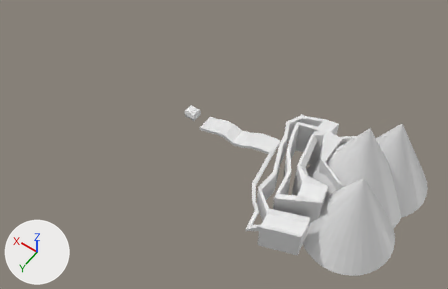
The FBX model Assets/3D Meshes/Lvl2/Mountain Level 2.fbx: old version first, new version second.
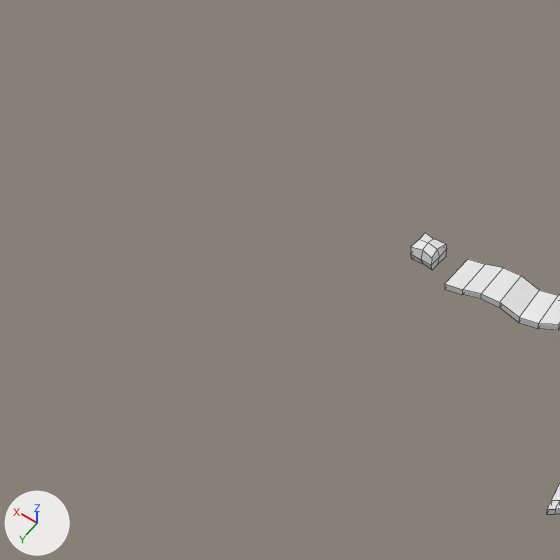
Each version appears first whole from a 50 mm lens placed at (-424.0, 1552.0, 2060.0), pointed at (604.0, 113.0, -201.0), and next in a close-up on the part from 0% to 56% of the width and 0% to 87% of the height. Lighting does not change. The marker at lower left points along +X, +Y and +Z. The last two pictures show the newer version. The close-ups show mesh edges as thin lines. Where no turn or scale is listed for an object, it has been applied to the vertices.

The first close-up shows 'Ice Cube', 'Mountain'.
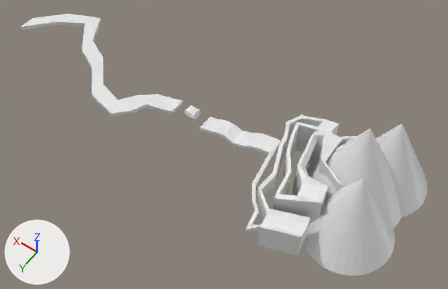
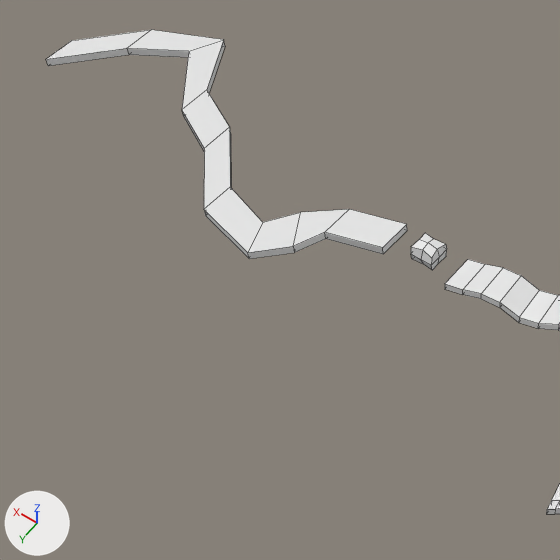
Pixel boxes (x1, y1, x2, y2) of what changed, in the close-ups (560 x 560 px):
'Pathway Ground', added: after (46, 30, 407, 259)

What changed in the scene script:
```text
Add me_cube_002:
    me_cube_002.from_pydata(...)  # 40 vertices, 38 faces; spans x -31.0..1044.0, y -270.0..228.0, z -11.0..11.0
Add ob_pathway_ground:
    ob_pathway_ground = bpy.data.objects.new('Pathway Ground', me_cube_002)
    ob_pathway_ground.location = (995.0, 9.0, -277.0)
```
